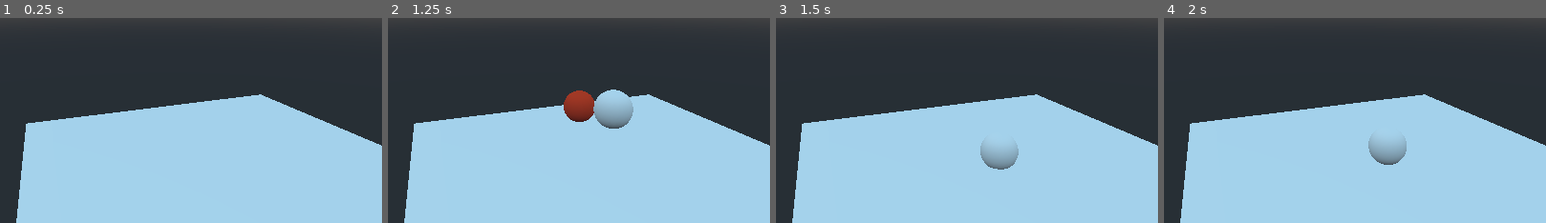
Above: before the commit, frames 1-4 (left to right).
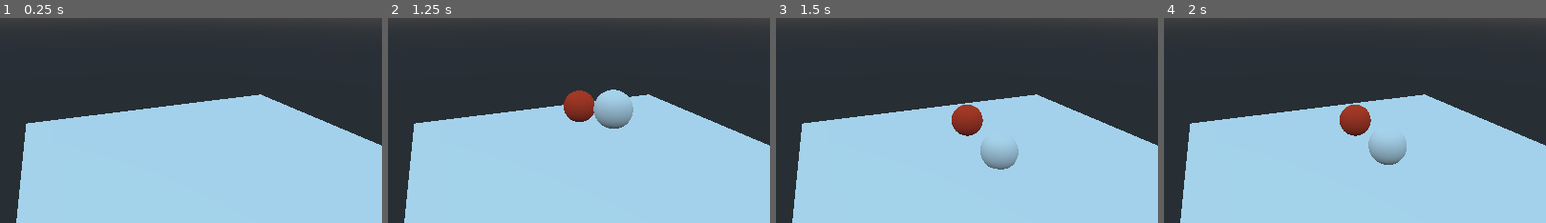
Above: after the commit, the same moments.

Repository: Voxelers/phyLearn
Game: Godot game, scene res://RigidVsKine.tscn
The game is run twice, just before and just after one commit, with the same random seed, the same clock (stepped at 60 frames per second) and the same inputs.
Inputs:
- Up to frame 1 (0.25 s): no input
- Up to frame 2 (1.25 s): no input
- Up to frame 3 (1.5 s): no input
- Up to frame 4 (2 s): no input
The pictures show only the part of the screen within x 28-78%, y 29-78%; the shares and areas given below are measured in that part.

Frames 1-2 are identical in both runs. In frame 3, 1.0% of the frame differs, in the area x 46-55%, y 42-58%; in frame 4, 1.0%.

Commit message:
Rename CSG scene to HoleBox

Diff:
--- a/CSG.tscn
+++ b/HoleBox.tscn
@@ -1,10 +1,15 @@
-[gd_scene load_steps=3 format=2]
+[gd_scene load_steps=4 format=2]
 
 [sub_resource type="PhysicsMaterial" id=2]
 bounce = 0.5
 
 [sub_resource type="SphereShape" id=1]
 radius = 0.5
+
+[sub_resource type="Environment" id=3]
+ambient_light_color = Color( 0.92549, 0.917647, 0.890196, 1 )
+ambient_light_energy = 0.0
+ambient_light_sky_contribution = 0.0
 
 [node name="Spatial" type="Spatial"]
 
@@ -46,3 +51,12 @@
 
 [node name="Camera" type="Camera" parent="."]
 transform = Transform( -4.37114e-08, 0, -1, 0, 1, 0, 1, 0, -4.37114e-08, -6.63843, 1.15278, 0.251035 )
+
+[node name="WorldEnvironment" type="WorldEnvironment" parent="."]
+environment = SubResource( 3 )
+
+[node name="OmniLight" type="OmniLight" parent="."]
+transform = Transform( 1, 0, 0, 0, 1, 0, 0, 0, 1, -3, 1, 0 )
+light_color = Color( 0.803922, 0.737255, 0.607843, 1 )
+light_energy = 1.294
+omni_attenuation = 0.406126
--- a/KinematicBody.gd
+++ b/KinematicBody.gd
@@ -6,8 +6,6 @@
 
 var frames = 0
 
-signal start_rigid
-
 var total_time = 0
 
 
@@ -15,8 +13,8 @@
 	frames += 1
 	total_time += delta
 	velocity.y += delta * gravity
-	# var collisions = move_and_collide(velocity*delta)
-	translation = translation + velocity*delta
+	var collisions = move_and_collide(velocity*delta)
+	# translation = translation + velocity*delta
 
 #	if collisions:
 #		print(collisions)
--- a/RigidVsKine.tscn
+++ b/RigidVsKine.tscn
@@ -52,4 +52,3 @@
 transform = Transform( -0.371133, 0.246465, -0.895274, 0.00235786, 0.96438, 0.264512, 0.928577, 0.0960582, -0.358495, -13.36, 8.37197, -8.35316 )
 
 [connection signal="ready" from="KinematicBody" to="RigidBody" method="_on_KinematicBody_ready"]
-[connection signal="start_rigid" from="KinematicBody" to="RigidBody" method="_on_KinematicBody_start_rigid"]
